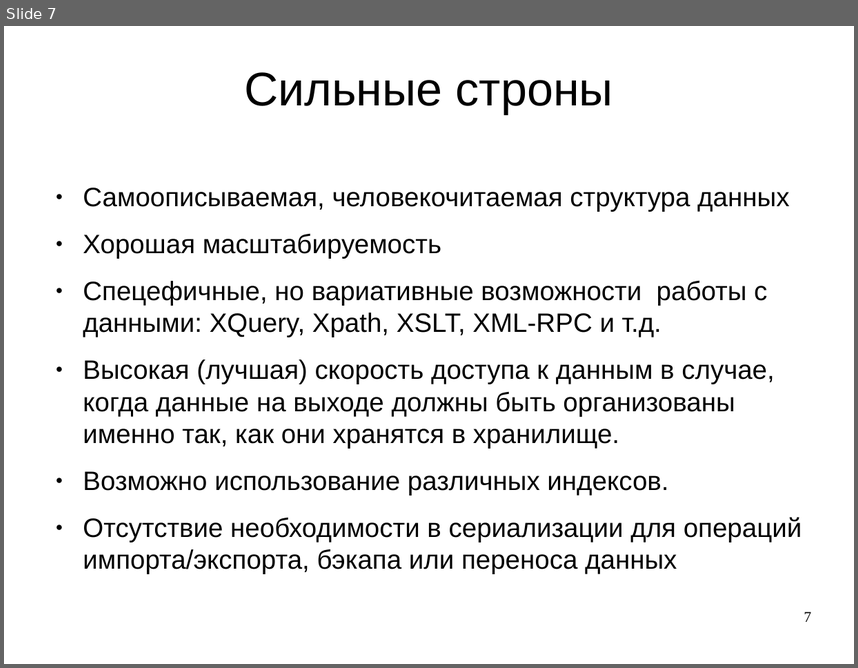
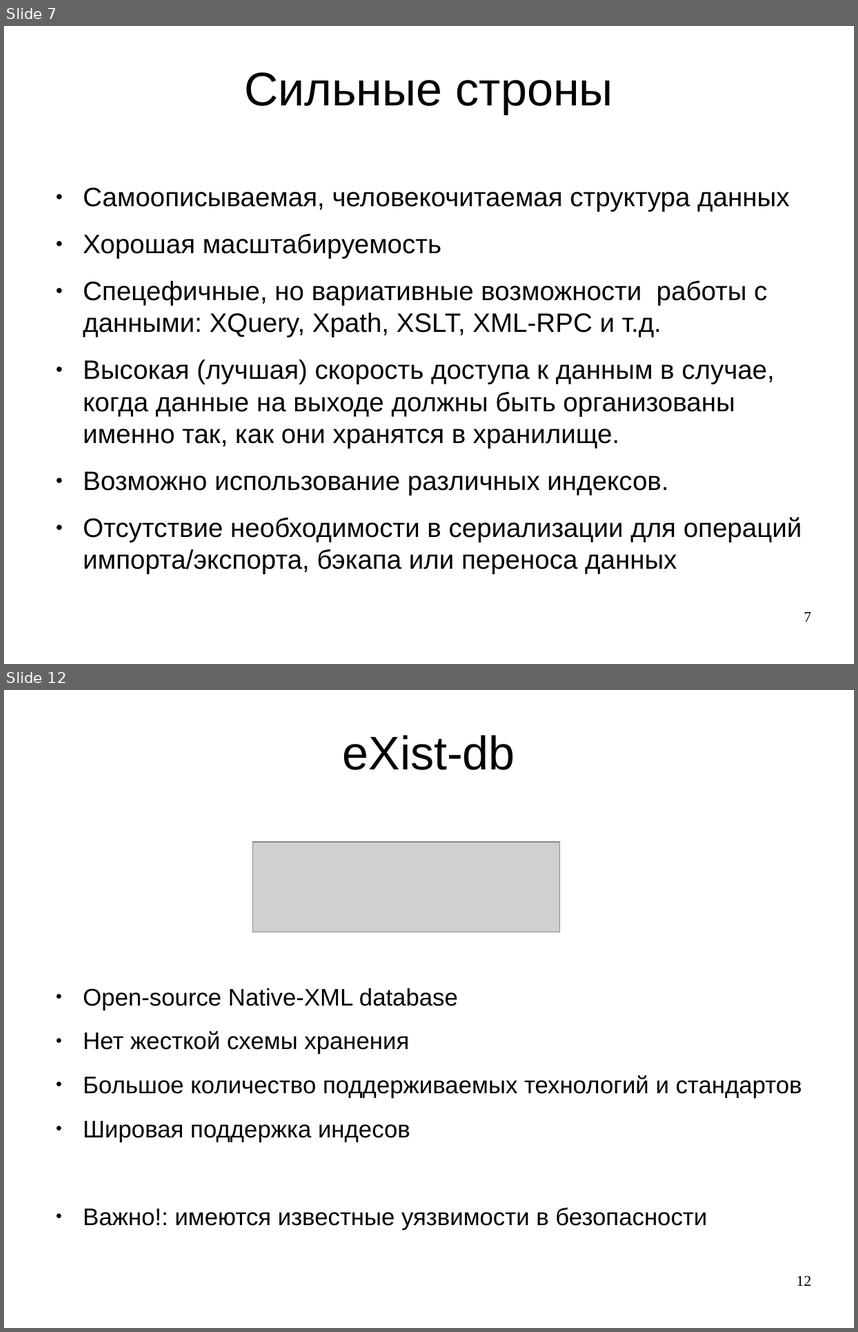
Before and after one commit to DisgustingGust/NXD, a slide deck: 10_NXD.odp. Shown one above the other, each under a label of ours: slide 7 before the commit, slides 7 and 12 after it; the slides between them are not shown. The pictures are 858x668 and 858x1332 pixels, drawn with LibreOffice and Linux fonts; fonts in the diff are those of the drawing; grey boxes stand for pictures; background and template pictures are left out. Boxes give left, top, right and bottom in pixels: in the first picture for what was removed or moved away, otherwise in the second. Text is boxed around its words. In the diff, an @@ line names an element or a change of style, - is before the commit and + after.

```diff
--- a/10_NXD.odp
+++ b/10_NXD.odp
@@ slide 12 added at (4,690,854,1328), background picture (left out) @@
@@ title added at (343,735,515,770), 44 pt, text #000000 @@
+eXist-db
@@ picture added at (253,842,560,932) @@
@@ text added at (83,987,802,1230), 22.4 pt, text #000000 @@
+● Open-source Native-XML database
+● Нет жесткой схемы хранения
+● Большое количество поддерживаемых технологий и стандартов
+● Шировая поддержка индесов
+● Важно!: имеются известные уязвимости в безопасности
@@ page number added at (796,1275,811,1285), 14 pt, text #000000 @@
+12
```
Also in this commit, not shown: 6 slides changed, 1 other slide added, 1 slide removed, 3 other files.
